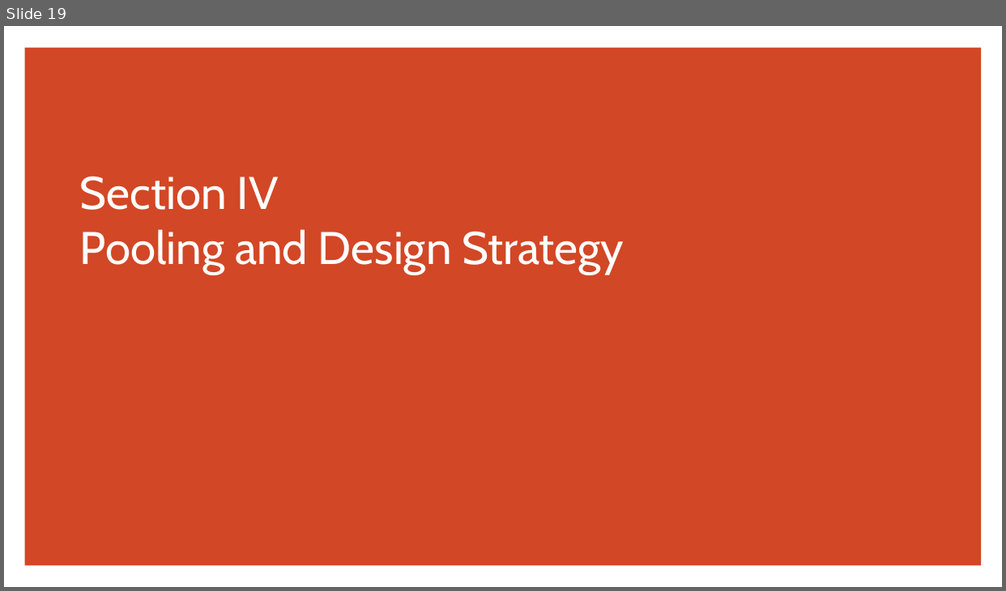
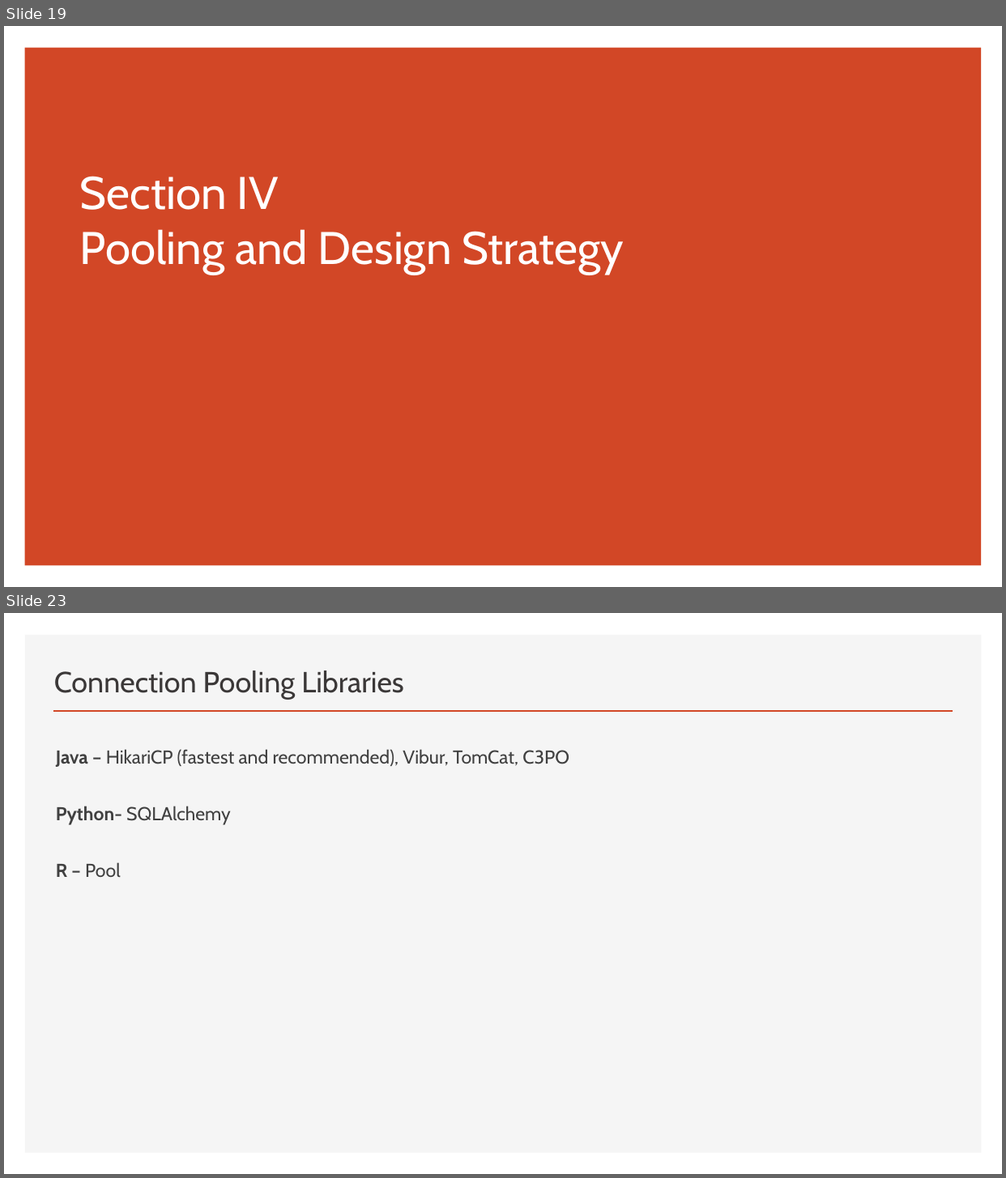
Before and after one commit to thomasnield/oreilly_programming_with_sql, a slide deck: oreilly_programming_with_sql.pptx. Shown one above the other, each under a label of ours: slide 19 before the commit, slides 19 and 23 after it; the slides between them are not shown. The pictures are 1006x591 and 1006x1178 pixels, drawn with LibreOffice and Linux fonts; fonts in the diff are those of the drawing. Boxes give left, top, right and bottom in pixels: in the first picture for what was removed or moved away, otherwise in the second. Text is boxed around its words. In the diff, an @@ line names an element or a change of style, - is before the commit and + after.

```diff
--- a/oreilly_programming_with_sql.pptx
+++ b/oreilly_programming_with_sql.pptx
@@ slide 23 added at [4, 613, 1002, 1174], background #FFFFFF @@
@@ rectangle added at [25, 635, 982, 1153], fill #F5F5F5 @@
@@ title added at [54, 671, 403, 699], 28 pt, text #3B3838 @@
+Connection Pooling Libraries
@@ line added from (53, 711) to (953, 711), #D24726 2 pt @@
@@ text added at [56, 749, 569, 877], 18 pt, text #404040 @@
+Java – HikariCP (fastest and recommended), Vibur, TomCat, C3PO
+Python- SQLAlchemy
+R – Pool
```
Also in this commit, not shown: 1 slide changed, 14 other slides added, 3 other files.
